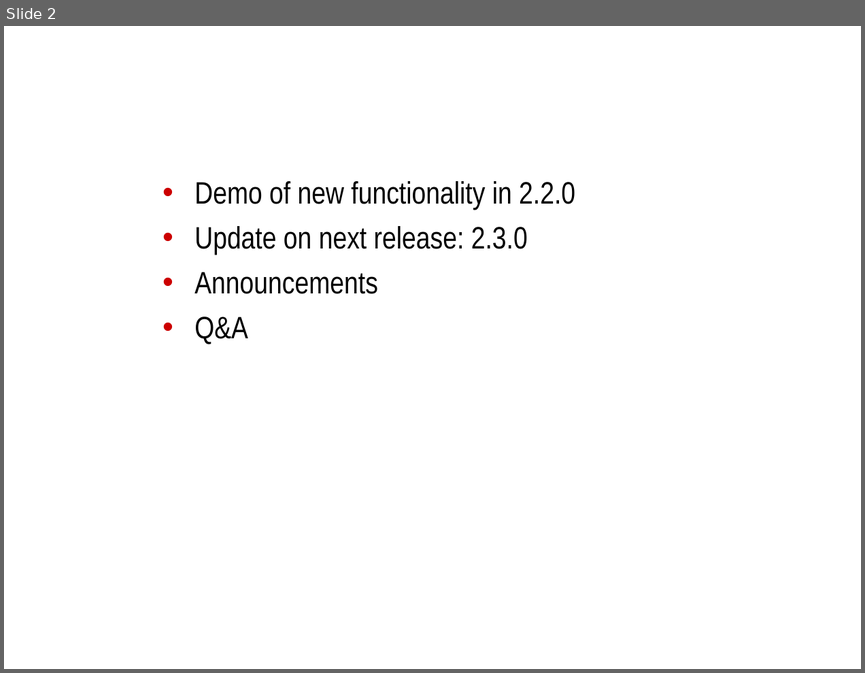
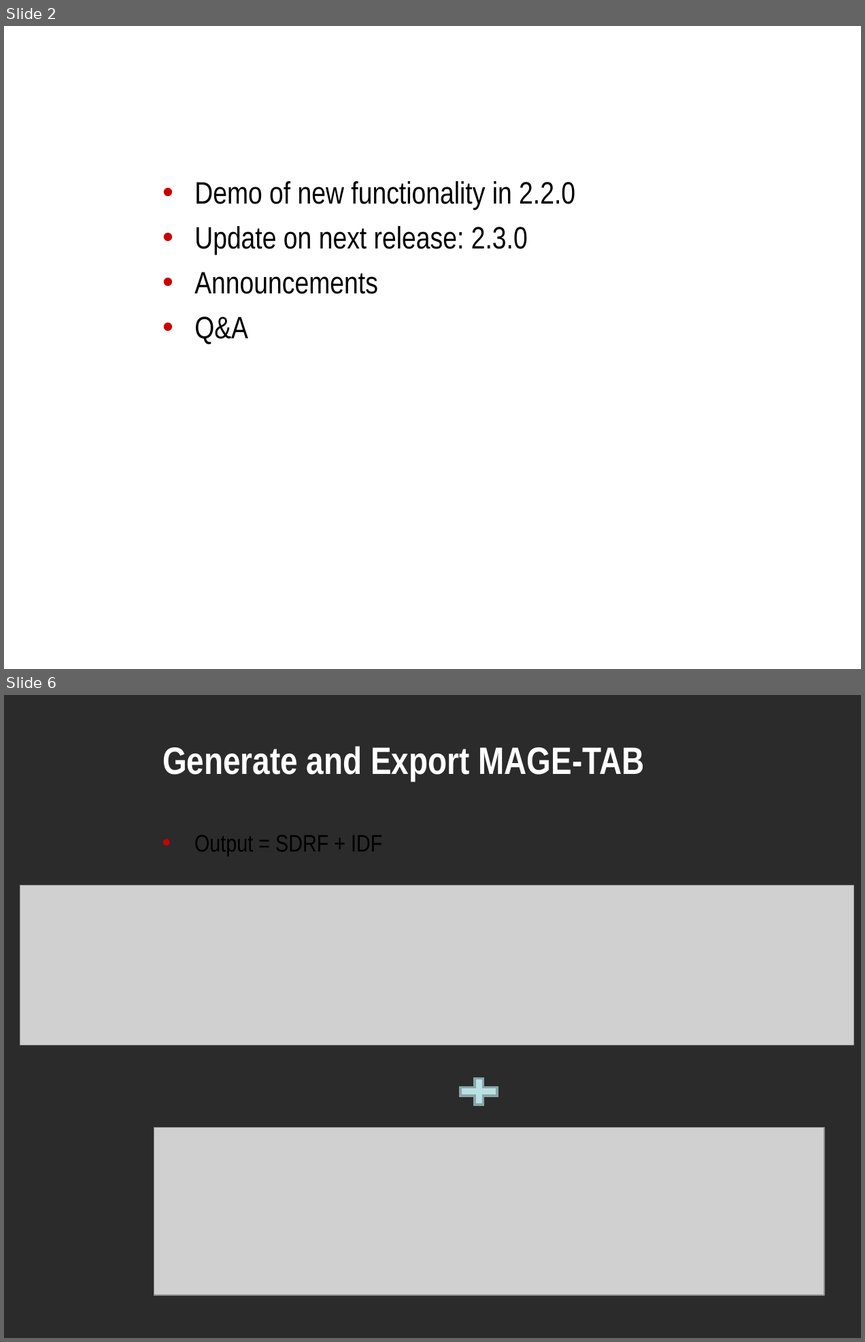
Before and after one commit to NCIP/caarray-docs, a slide deck: project_management/open_meetings/caArray User Community Meeting 2009.01.07.ppt. Shown one above the other, each under a label of ours: slide 2 before the commit, slides 2 and 6 after it; the slides between them are not shown. The pictures are 865x673 and 865x1342 pixels, drawn with LibreOffice and Linux fonts; fonts in the diff are those of the drawing; grey boxes stand for pictures; background and template pictures are left out; a plain dark background stands for a picture behind light text. Boxes give left, top, right and bottom in pixels: in the first picture for what was removed or moved away, otherwise in the second. Text is boxed around its words. In the diff, an @@ line names an element or a change of style, - is before the commit and + after.

```diff
--- a/project_management/open_meetings/caArray User Community Meeting 2009.01.07.ppt
+++ b/project_management/open_meetings/caArray User Community Meeting 2009.01.07.ppt
@@ slide 6 added at (x1=4, y1=695, x2=861, y2=1338), background picture (left out) @@
@@ title added at (x1=162, y1=746, x2=644, y2=781), 32 pt, text #FFFFFF, bold @@
+Generate and Export MAGE-TAB
@@ text added at (x1=194, y1=835, x2=382, y2=856), 20 pt, text #000000 @@
+• Output = SDRF + IDF
@@ picture added at (x1=20, y1=885, x2=854, y2=1045) @@
@@ freeform shape added at (x1=454, y1=1074, x2=504, y2=1110), fill #BBE0E3, outline #89A4A7 2.01 pt @@
@@ picture added at (x1=154, y1=1127, x2=824, y2=1295) @@
```
Also in this commit, not shown: 2 slides changed, 3 other slides added.
